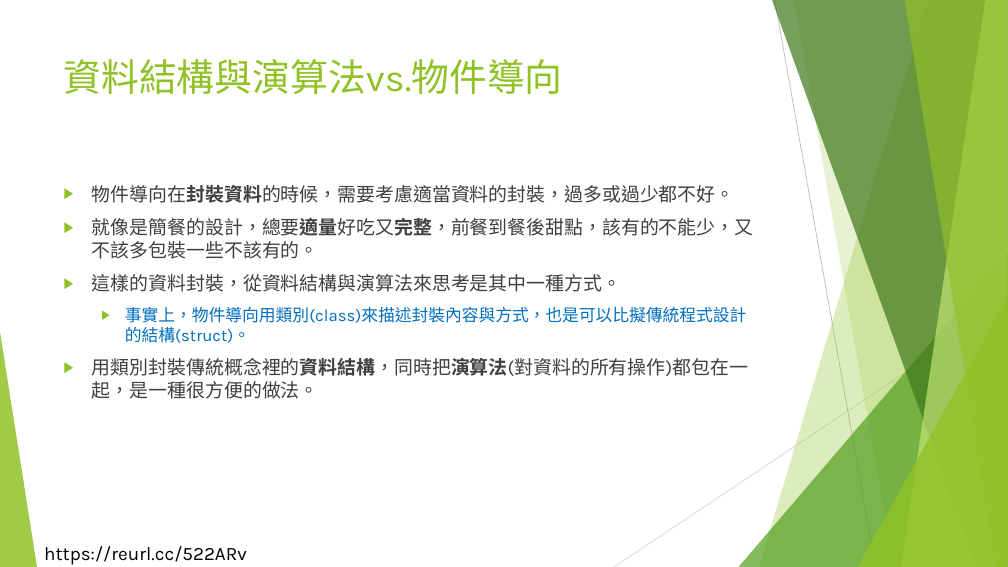
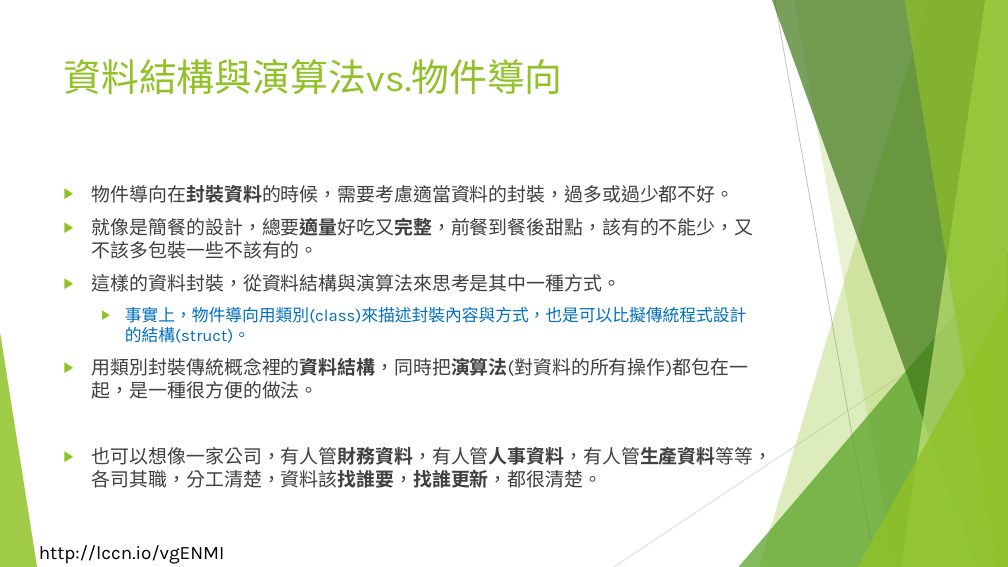
Before and after one commit to liulawsi/My_PPTs, a slide deck: slide 6 of LCC/Java/10_物件導向程式設計.pptx. Drawn at 1008x567 pixels with LibreOffice and Linux fonts; fonts in the diff are those of the drawing; background and template pictures are left out. Boxes give left, top, right and bottom in pixels: in the first picture for what was removed or moved away, otherwise in the second. Text is boxed around its words. In the diff, an @@ line names an element or a change of style, - is before the commit and + after.

```diff
--- a/LCC/Java/10_物件導向程式設計.pptx
+++ b/LCC/Java/10_物件導向程式設計.pptx
@@ text at [92,447,772,488]: paragraph added @@
+▶ 也可以想像一家公司，有人管財務資料，有人管人事資料，有人管生產資料等等，各司其職，分工清楚，資料該找誰要，找誰更新，都很清楚。
@@ text added at [39,545,225,564], 18 pt, text #000000 @@
+http://lccn.io/vgENMI
@@ text removed at [44,546,247,565] @@
-https://reurl.cc/522ARv
```
Also in this commit, not shown: 39 other slides changed, 17 slides added, 7 other files.
